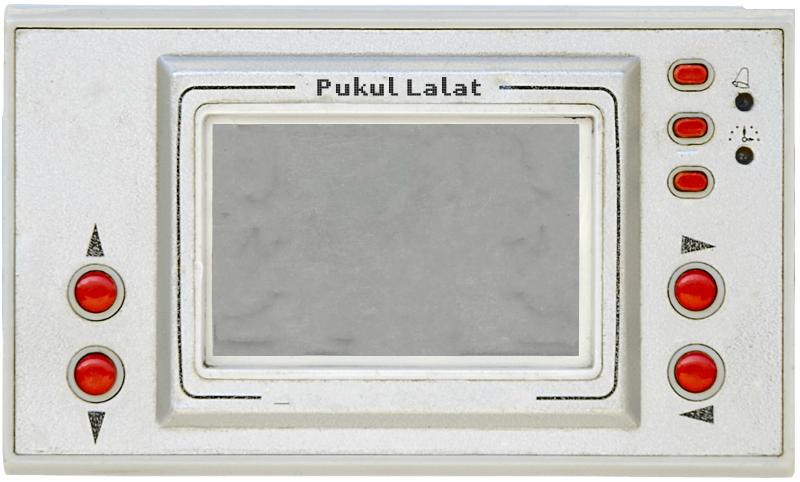
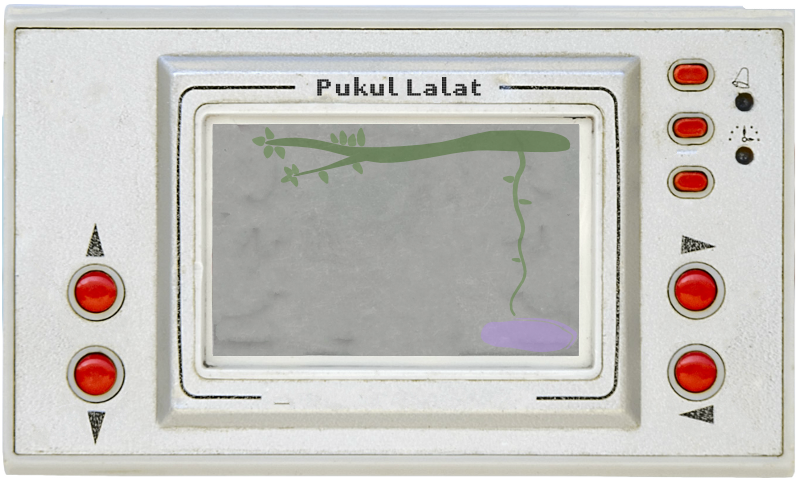
Layers edited between the first and the second 800x482 image:
added layer "forest.png" above "Screen background" over (x1=252, y1=127, x2=577, y2=352)
